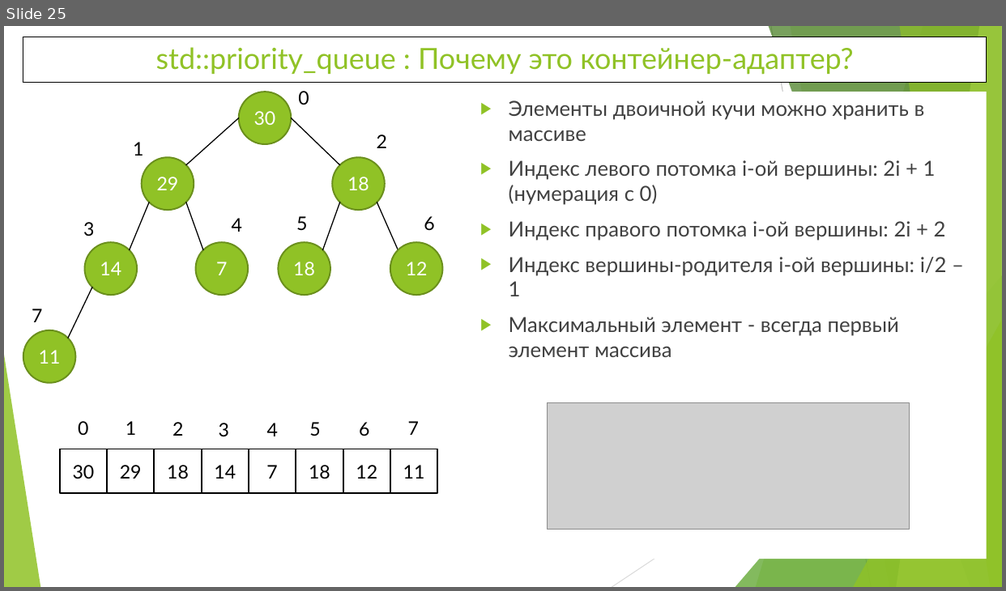
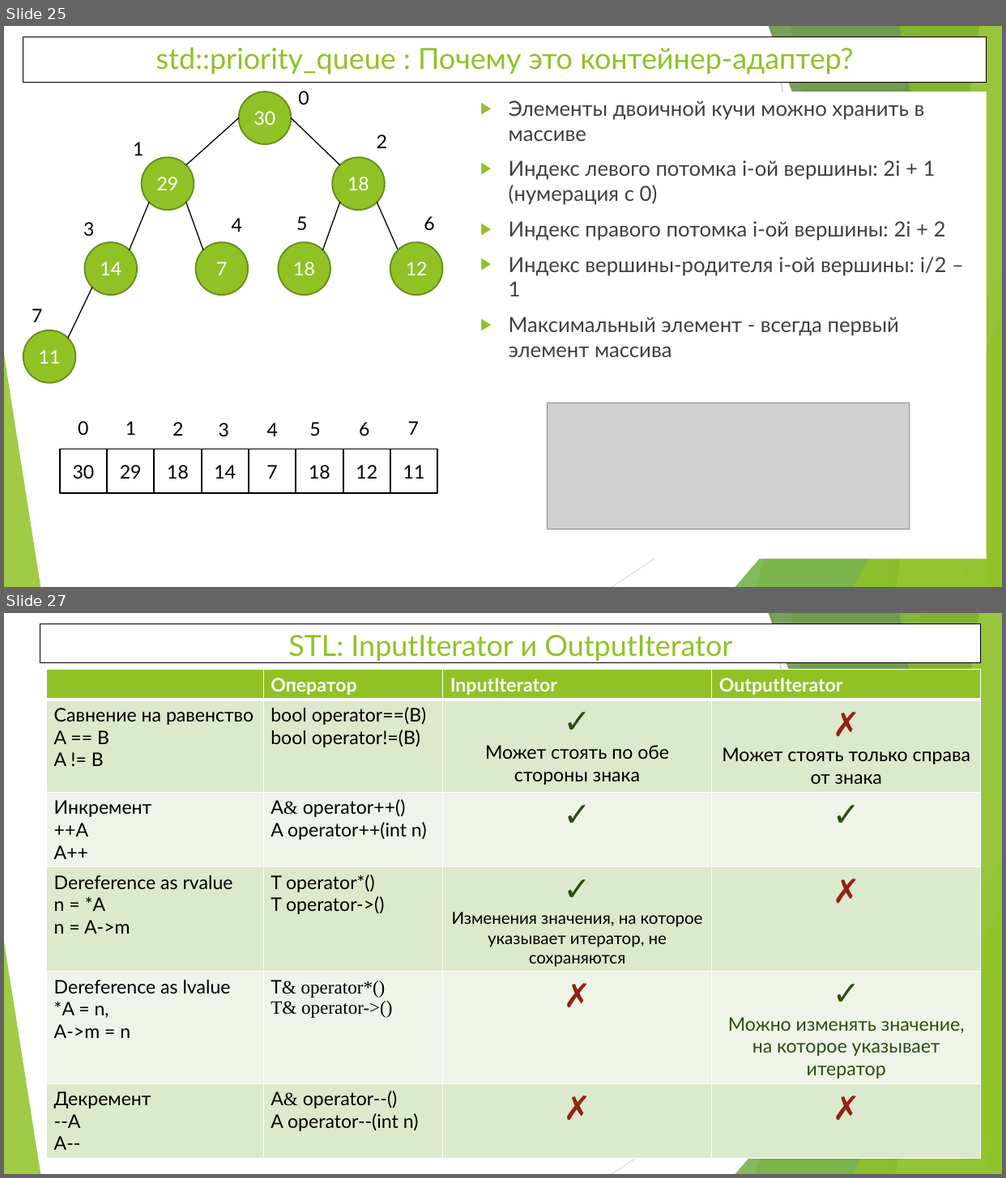
Before and after one commit to WhiteCatStudies/lectures, a slide deck: lecture1/lecture1.pptx. Shown one above the other, each under a label of ours: slide 25 before the commit, slides 25 and 27 after it; the slides between them are not shown. The pictures are 1006x591 and 1006x1178 pixels, drawn with LibreOffice and Linux fonts; fonts in the diff are those of the drawing; grey boxes stand for pictures. Boxes give left, top, right and bottom in pixels: in the first picture for what was removed or moved away, otherwise in the second. Text is boxed around its words. In the diff, an @@ line names an element or a change of style, - is before the commit and + after.

```diff
--- a/lecture1/lecture1.pptx
+++ b/lecture1/lecture1.pptx
@@ slide 27 added at [4,613,1002,1174], background #FFFFFF; not listed: 10 template elements that a slide beside it also shows @@
@@ rectangle added at [40,624,981,662], fill #FFFFFF, outline #000000 0.75 pt, 28 pt, text #90C226 @@
+STL: InputIterator и OutputIterator
@@ table added at [47,669,982,1164], 6 rows, 4 columns @@
+ | Оператор | InputIterator | OutputIterator
+Савнение на равенство / A == B / A != B | bool operator==(B) / bool operator!=(B) | ✓ / Может стоять по обе стороны знака | ✗ / Может стоять только справа от знака
+Инкремент / ++A / A++ | A& operator++() / A operator++(int n) | ✓ | ✓
+Dereference as rvalue / n = *A / n = A->m | T operator*() / T operator->() | ✓ / Изменения значения, на которое указывает итератор, не сохраняются | ✗
+Dereference as lvalue / *A = n, / A->m = n | T& operator*() / T& operator->() | ✗ | ✓ / Можно изменять значение, на которое указывает итератор
+Декремент / --A / A-- | A& operator--() / A operator--(int n) | ✗ | ✗
```
Also in this commit, not shown: 3 other slides added, 2 slides removed, 2 other files.
